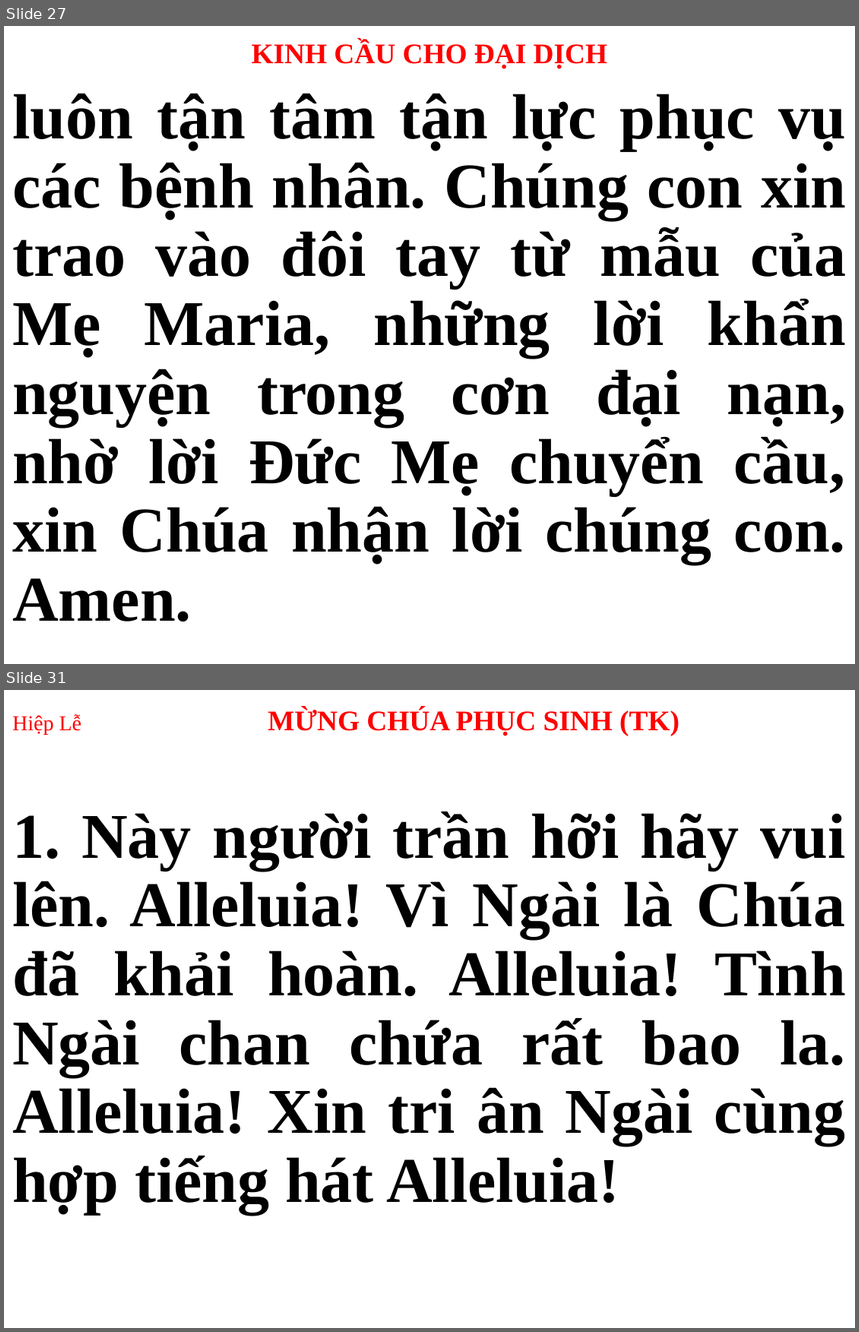
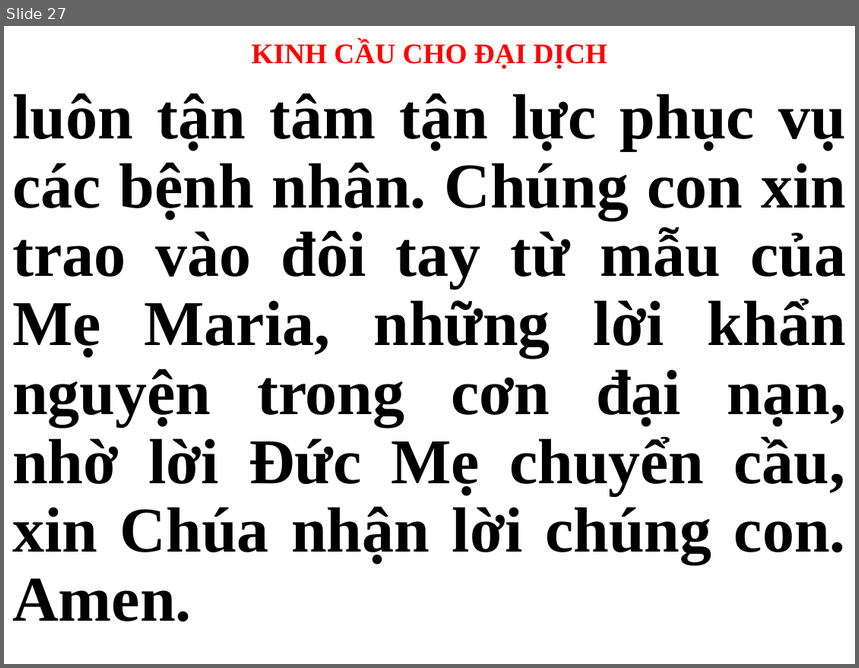
Before and after one commit to webfullstack99/usb-songs, a slide deck: CN.pptx. Shown one above the other, each under a label of ours: slides 27 and 31 before the commit, slide 27 after it; the slides between them are not shown. The pictures are 859x1332 and 859x668 pixels, drawn with LibreOffice and Linux fonts; fonts in the diff are those of the drawing. Boxes give left, top, right and bottom in pixels: in the first picture for what was removed or moved away, otherwise in the second. Text is boxed around its words. In the diff, an @@ line names an element or a change of style, - is before the commit and + after.

```diff
--- a/CN.pptx
+++ b/CN.pptx
@@ slide 31 removed at [4, 690, 855, 1328], background #FFFFFF @@
@@ title removed at [12, 708, 680, 736] @@
-Hiệp Lễ MỪNG CHÚA PHỤC SINH (TK)
@@ subtitle removed at [12, 812, 846, 1214] @@
-1. Này người trần hỡi hãy vui lên. Alleluia! Vì Ngài là Chúa đã khải hoàn. Alleluia! Tình Ngài chan chứa rất bao la. Alleluia! Xin tri ân Ngài cùng hợp tiếng hát Alleluia!
```
Also in this commit, not shown: 29 other slides changed, 22 slides added, 38 other slides removed, 1 other file.
